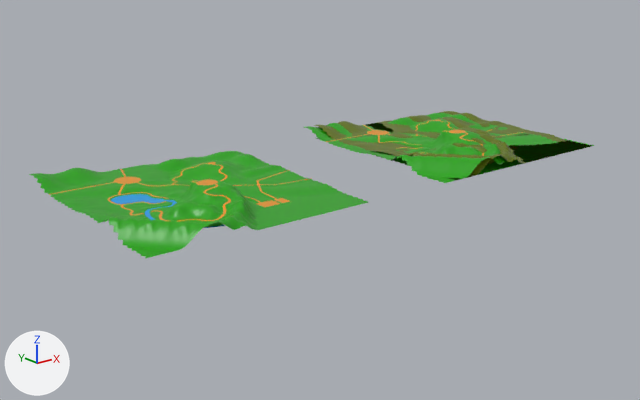
Renders of the FBX model Assets/FBX Exports/World.fbx from each side of a commit.
Before and after are seen from a camera (50 mm lens) standing at (-97.2, -136.6, 51.6) and looking at (4.9, -8.9, 0.5). The axes (+X, +Y, +Z) are drawn at lower left. The lights are the same throughout.

In view in the first picture: 'Plane.003', 'Plane.004', 'World', 'World.001'.
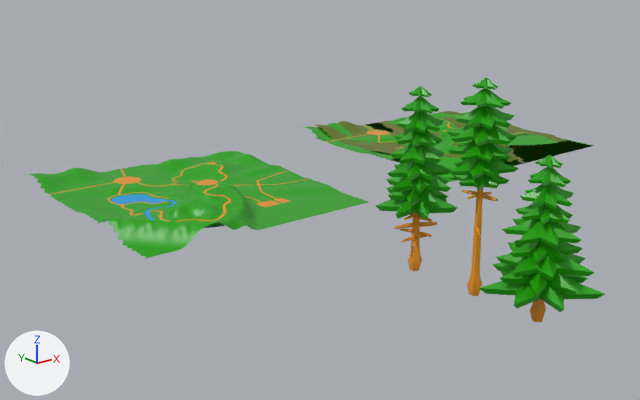
Commit message: added trees

Boxes (x1, y1, x2, y2) around the edits, measured in the pictures (640 x 400 px):
'Tree 3', added (green)
    after: (479, 155, 605, 322)
    faces in mat_grass (green #23a400): (479, 155, 605, 312)
    faces in mat_path (orange #e7951f): (530, 299, 546, 322)
'Tree 1', added (green)
    after: (376, 86, 458, 271)
    faces in mat_grass (green #23a400): (376, 86, 458, 221)
    faces in mat_path (orange #e7951f): (394, 213, 437, 271)
'Tree 2', added (green)
    after: (446, 78, 519, 296)
    faces in mat_grass (green #23a400): (446, 78, 519, 190)
    faces in mat_path (orange #e7951f): (462, 188, 498, 296)

What changed in the scene script:
```text
Add me_circle_005:
    me_circle_005.from_pydata(...)  # 726 vertices, 606 faces; spans x -7.8..7.8, y -8.0..7.5, z -2.9..21.6
    # faces by material slot: [84, 522]
    me_circle_005.materials.append(mat_path)  # orange #e7951f
    me_circle_005.materials.append(mat_grass)  # green #23a400
Add me_circle_004:
    me_circle_004.from_pydata(...)  # 616 vertices, 516 faces; spans x -5.1..5.2, y -5.7..5.5, z -2.9..30.5
    # faces by material slot: [110, 406]
    me_circle_004.materials.append(mat_path)  # orange #e7951f
    me_circle_004.materials.append(mat_grass)  # green #23a400
Add me_circle_003:
    me_circle_003.from_pydata(...)  # 846 vertices, 710 faces; spans x -5.9..6.0, y -6.1..5.9, z -2.9..27.5
    # faces by material slot: [188, 522]
    me_circle_003.materials.append(mat_path)  # orange #e7951f
    me_circle_003.materials.append(mat_grass)  # green #23a400
Add ob_tree_3:
    ob_tree_3 = bpy.data.objects.new('Tree 3', me_circle_005)
    ob_tree_3.location = (0.0, -65.0, 0.0)
Add ob_tree_2:
    ob_tree_2 = bpy.data.objects.new('Tree 2', me_circle_004)
    ob_tree_2.location = (0.0, -53.0, 0.0)
Add ob_tree_1:
    ob_tree_1 = bpy.data.objects.new('Tree 1', me_circle_003)
    ob_tree_1.location = (0.0, -40.0, 0.0)
```
